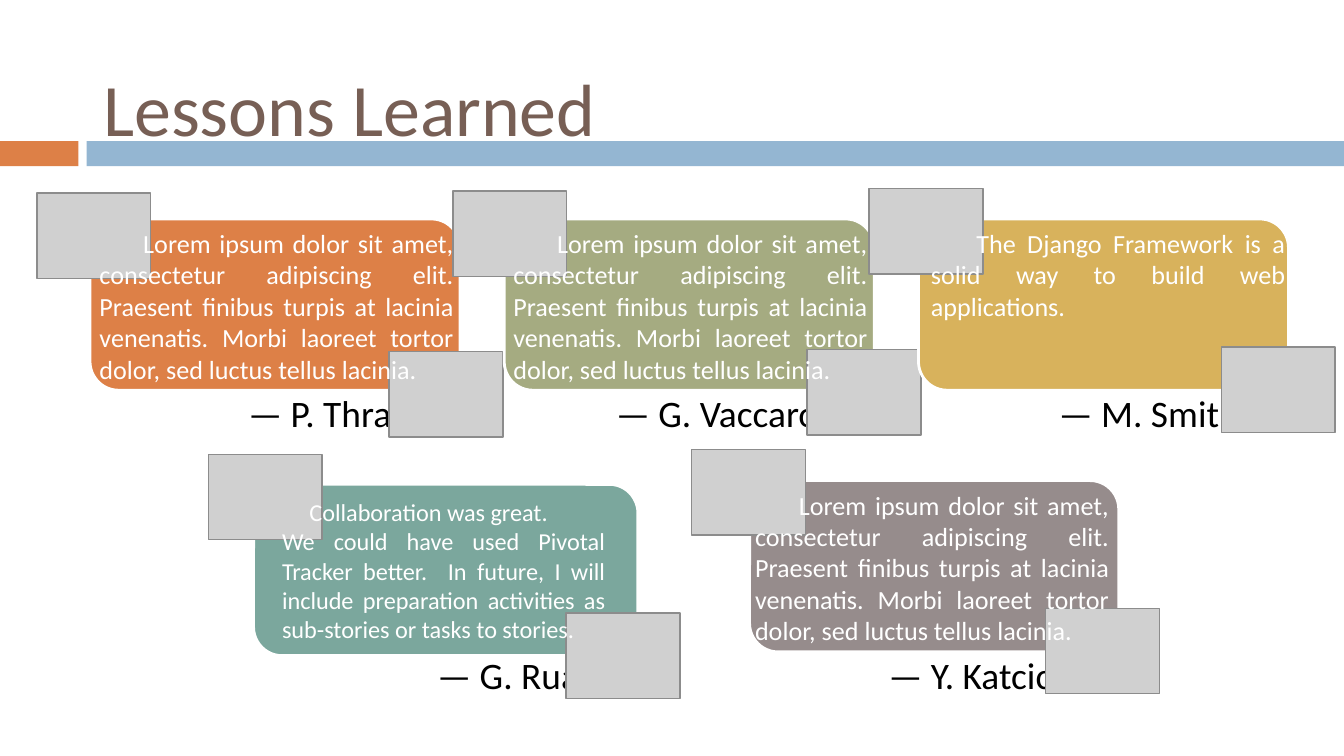
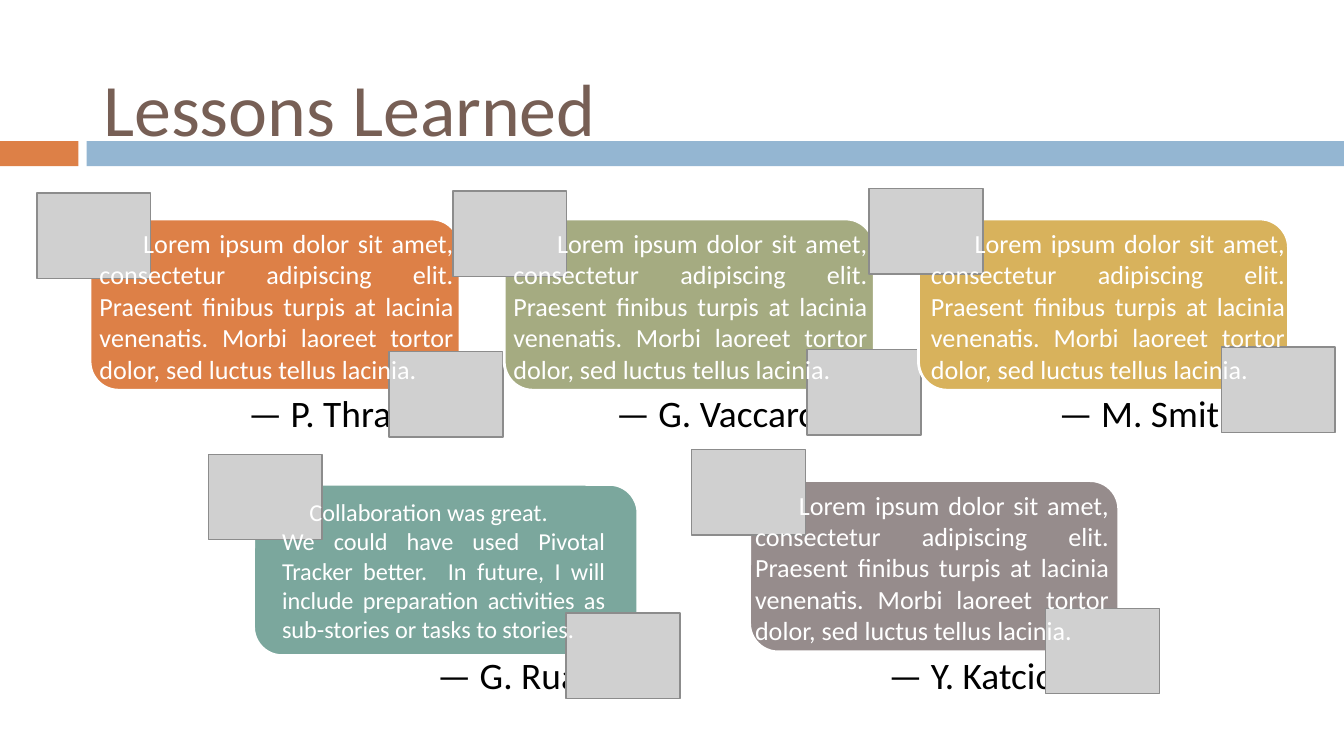
Before and after one commit to gvaccaro21/CS633---Term-Project, a slide deck: slide 43 of Final Presenation/CS_633_Zac3_term_project_report_FINAL_draft.pptx (slide 37 before the commit). Drawn at 1344x756 pixels with LibreOffice and Linux fonts; fonts in the diff are those of the drawing; grey boxes stand for pictures; background and template pictures are left out. Boxes give left, top, right and bottom in pixels: in the first picture for what was removed or moved away, otherwise in the second. Text is boxed around its words. In the diff, an @@ line names an element or a change of style, - is before the commit and + after.

```diff
--- a/Final Presenation/CS_633_Zac3_term_project_report_FINAL_draft.pptx
+++ b/Final Presenation/CS_633_Zac3_term_project_report_FINAL_draft.pptx
@@ text at (931, 232, 1285, 385): text changed @@
-The Django Framework is a solid way to build web applications.
+Lorem ipsum dolor sit amet, consectetur adipiscing elit. Praesent finibus turpis at lacinia venenatis. Morbi laoreet tortor dolor, sed luctus tellus lacinia.
```
Also in this commit, not shown: 27 other slides changed, 1 slide added, 6 slides removed.
